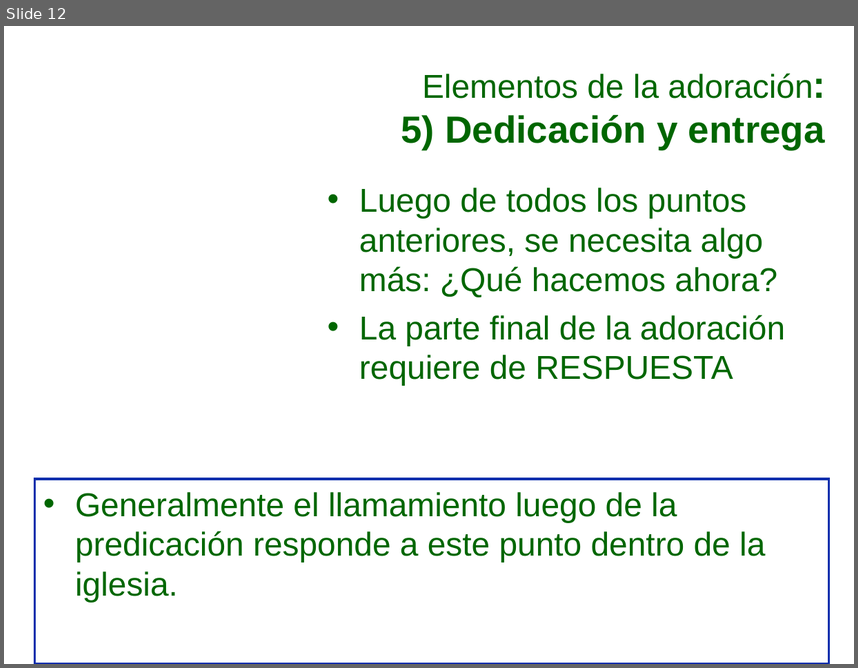
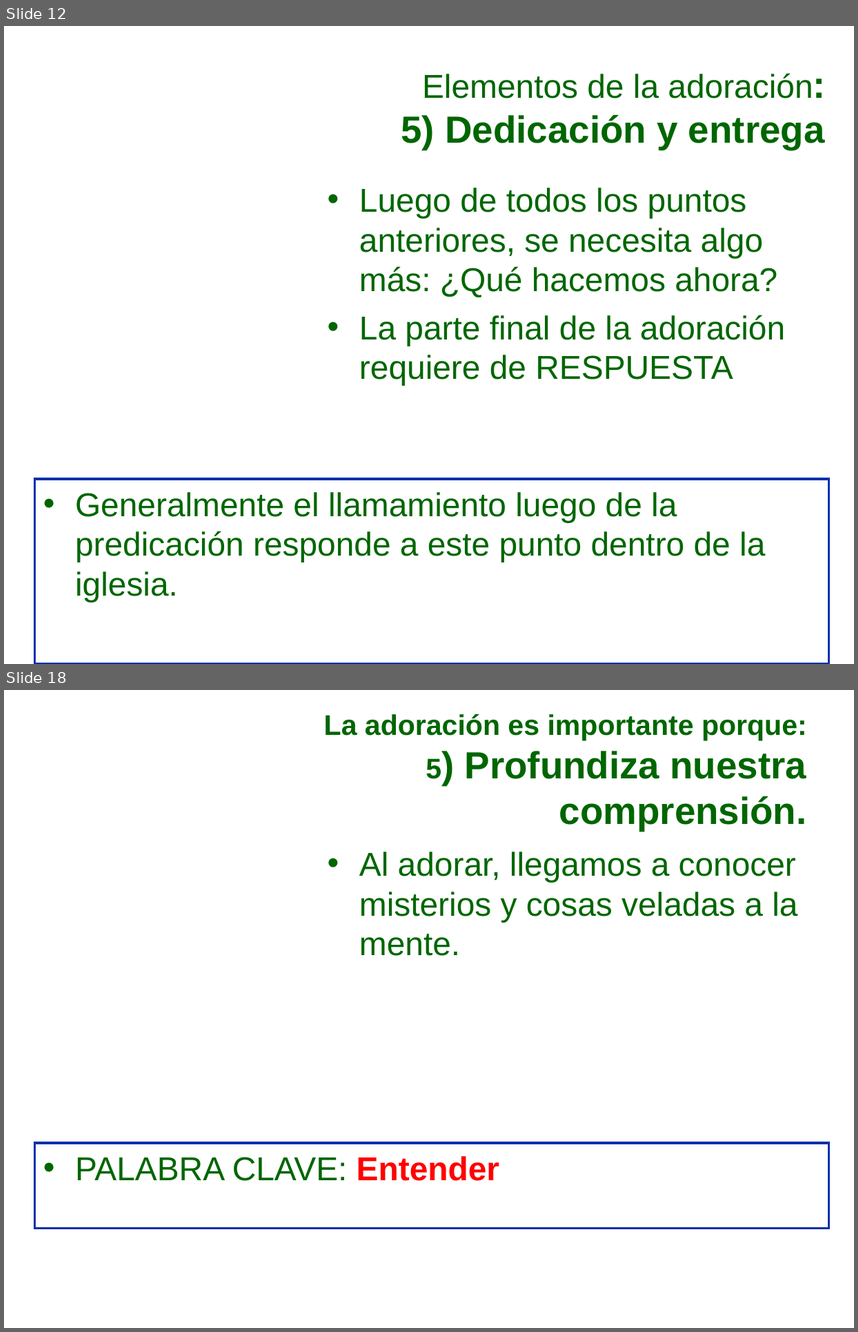
Before and after one commit to afols/iglesia, a slide deck: trunk/ iglesia --username adrianfols/Escuela Dominical/Iglecrecimiento/Mi_iglesia_puede_S4.ppt. Shown one above the other, each under a label of ours: slide 12 before the commit, slides 12 and 18 after it; the slides between them are not shown. The pictures are 858x668 and 858x1332 pixels, drawn with LibreOffice and Linux fonts; fonts in the diff are those of the drawing; background and template pictures are left out. Boxes give left, top, right and bottom in pixels: in the first picture for what was removed or moved away, otherwise in the second. Text is boxed around its words. In the diff, an @@ line names an element or a change of style, - is before the commit and + after.

```diff
--- a/trunk/ iglesia --username adrianfols/Escuela Dominical/Iglecrecimiento/Mi_iglesia_puede_S4.ppt
+++ b/trunk/ iglesia --username adrianfols/Escuela Dominical/Iglecrecimiento/Mi_iglesia_puede_S4.ppt
@@ slide 18 added at bbox=[4, 690, 854, 1328], background picture (left out) @@
@@ title added at bbox=[324, 714, 807, 831], 24 pt, text #006600, bold @@
+La adoración es importante porque:
+5) Profundiza nuestra comprensión.
@@ text added at bbox=[359, 851, 797, 956], 28 pt, text #006600 @@
+• Al adorar, llegamos a conocer misterios y cosas veladas a la mente.
@@ rectangle added at bbox=[34, 1143, 829, 1228], fill #FFFFFF, outline #0E2FAD 2.01 pt, 28 pt, text #006600 @@
+• PALABRA CLAVE: Entender
```
Also in this commit, not shown: 14 other slides added.
